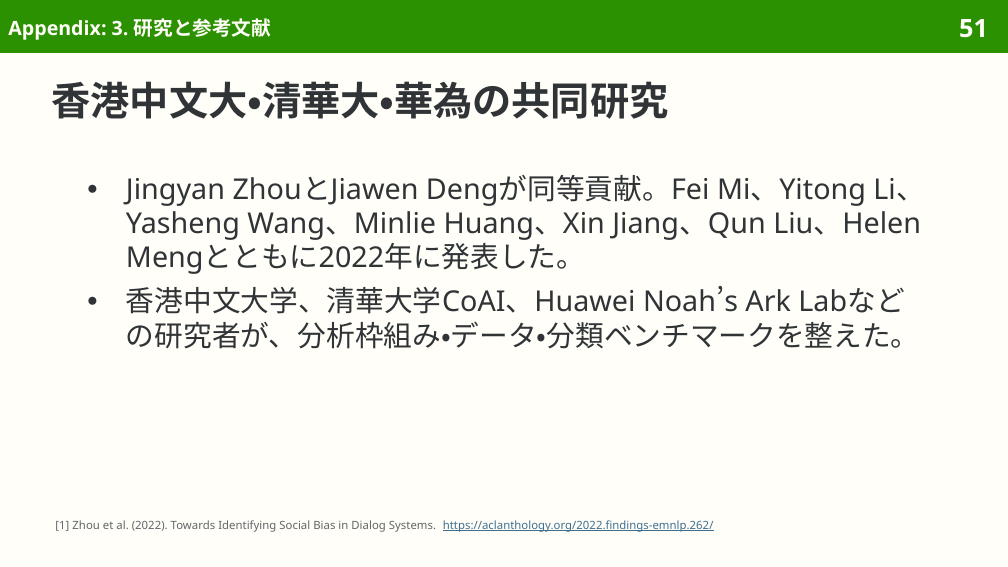
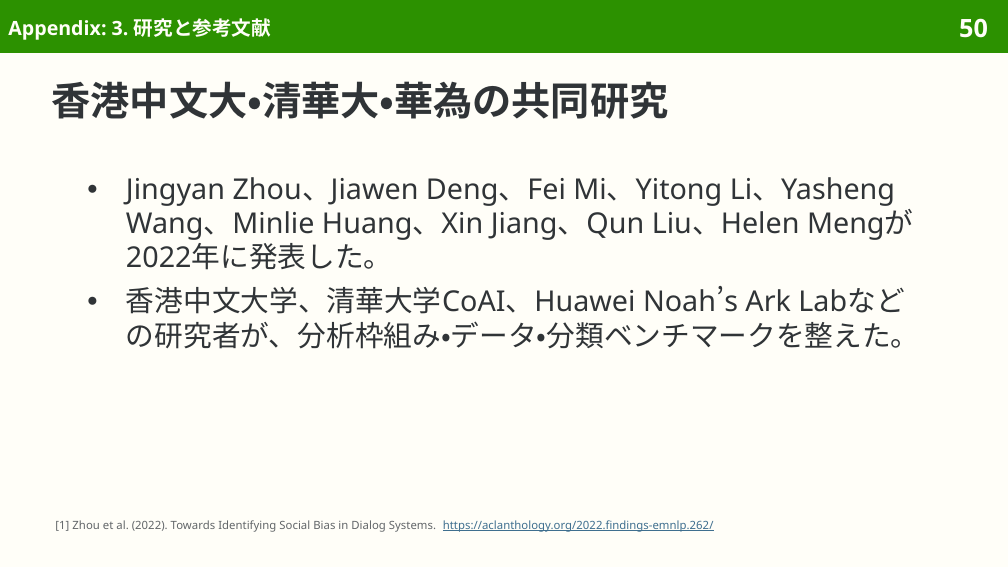
Before and after one commit to sasakiy84/datasets-in-10-minutes, a slide deck: slide 50 of slides/datasets-in-10-minutes-cdial-bias.pptx (slide 51 before the commit). Drawn at 1008x567 pixels with LibreOffice and Linux fonts; fonts in the diff are those of the drawing. Boxes give left, top, right and bottom in pixels: in the first picture for what was removed or moved away, otherwise in the second. Text is boxed around its words. In the diff, an @@ line names an element or a change of style, - is before the commit and + after.

```diff
--- a/slides/datasets-in-10-minutes-cdial-bias.pptx
+++ b/slides/datasets-in-10-minutes-cdial-bias.pptx
@@ page number at (959,18,988,38): text changed @@
-51
+50
@@ text at (126,177,895,270): text changed @@
-● Jingyan ZhouとJiawen Dengが同等貢献。Fei Mi、Yitong Li、Yasheng Wang、Minlie Huang、Xin Jiang、Qun Liu、Helen Mengとともに2022年に発表した。
+● Jingyan Zhou、Jiawen Deng、Fei Mi、Yitong Li、Yasheng Wang、Minlie Huang、Xin Jiang、Qun Liu、Helen Mengが2022年に発表した。
```
Also in this commit, not shown: 6 other slides changed, 2 slides removed, 57 other files.
